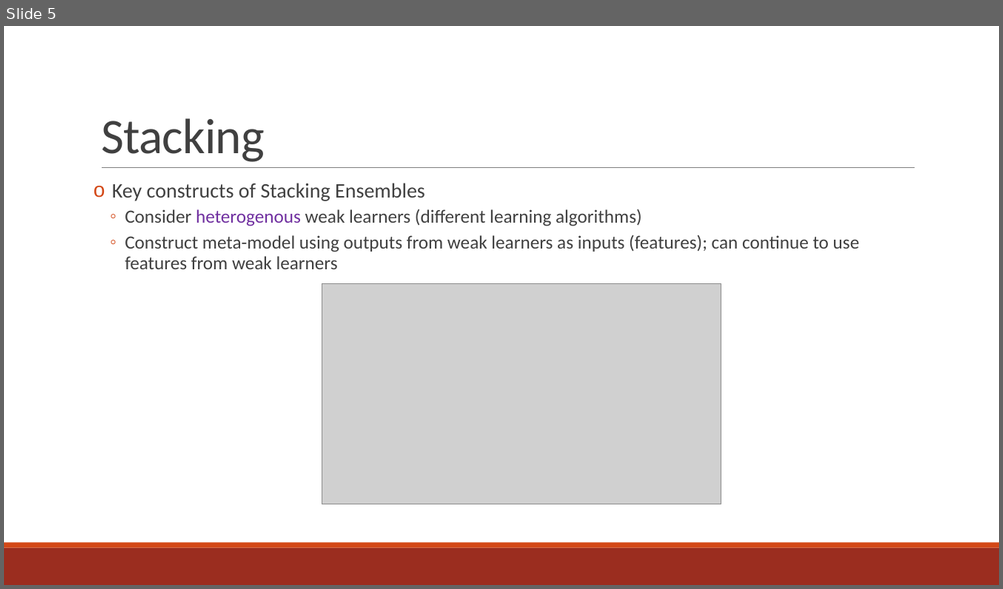
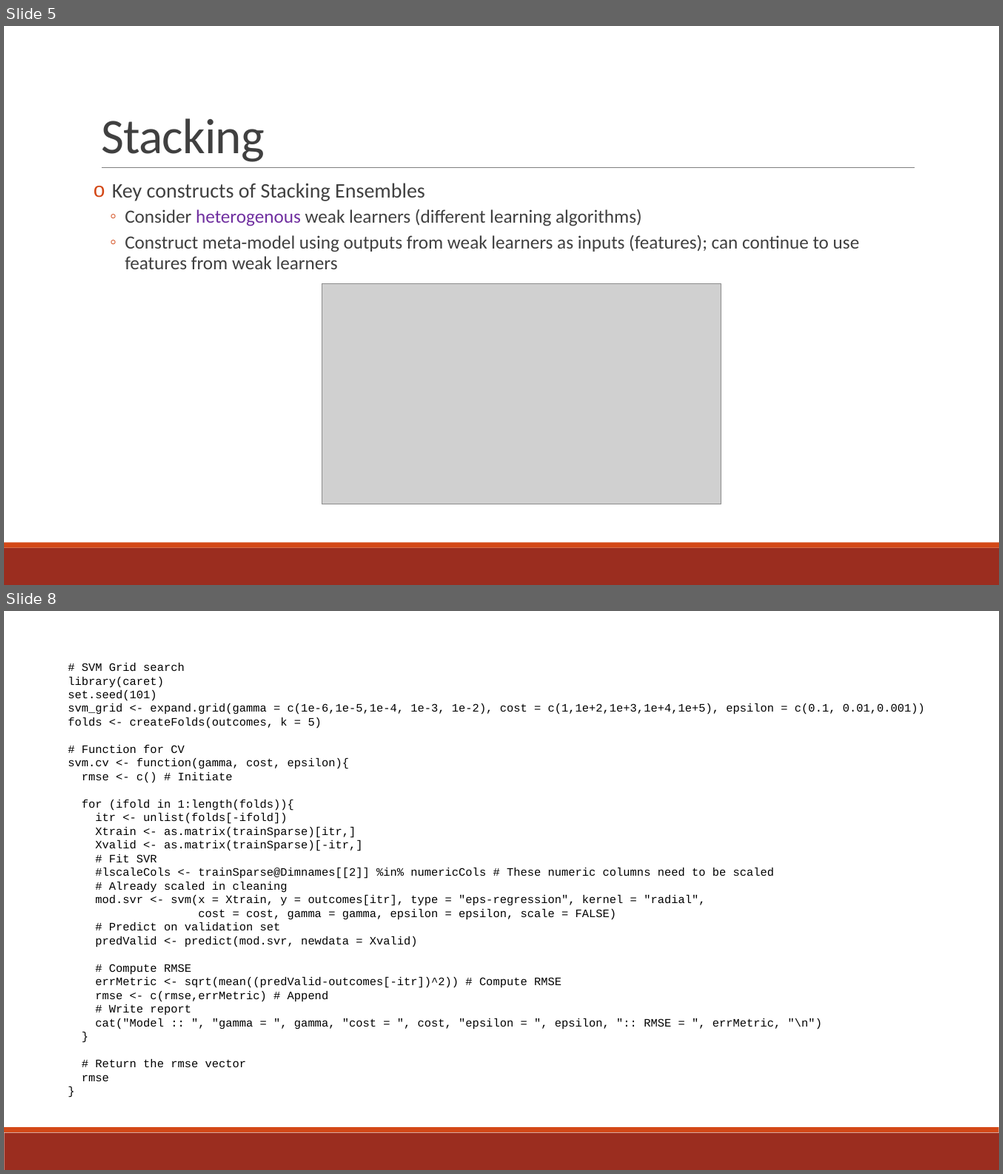
Before and after one commit to rnorthconference/2019Talks, a slide deck: Breakout3b/kreeger_north_20190816.pptx. Shown one above the other, each under a label of ours: slide 5 before the commit, slides 5 and 8 after it; the slides between them are not shown. The pictures are 1003x589 and 1003x1174 pixels, drawn with LibreOffice and Linux fonts; fonts in the diff are those of the drawing; grey boxes stand for pictures. Boxes give left, top, right and bottom in pixels: in the first picture for what was removed or moved away, otherwise in the second. Text is boxed around its words. In the diff, an @@ line names an element or a change of style, - is before the commit and + after.

Commit message:
Updated presentation - added code

```diff
--- a/Breakout3b/kreeger_north_20190816.pptx
+++ b/Breakout3b/kreeger_north_20190816.pptx
@@ slide 8 added at (x1=4, y1=611, x2=999, y2=1170), background #FFFFFF; not listed: 2 template elements that a slide beside it also shows @@
@@ text added at (x1=68, y1=663, x2=925, y2=1082), 11 pt, text #000000 @@
+# SVM Grid search
+library(caret)
+set.seed(101)
+svm_grid <- expand.grid(gamma = c(1e-6,1e-5,1e-4, 1e-3, 1e-2), cost = c(1,1e+2,1e+3,1e+4,1e+5), epsilon = c(0.1, 0.01,0.001))
+folds <- createFolds(outcomes, k = 5)
+# Function for CV
+svm.cv <- function(gamma, cost, epsilon){
+rmse <- c() # Initiate
+for (ifold in 1:length(folds)){
+itr <- unlist(folds[-ifold])
+Xtrain <- as.matrix(trainSparse)[itr,]
+Xvalid <- as.matrix(trainSparse)[-itr,]
+# Fit SVR
+#lscaleCols <- trainSparse@Dimnames[[2]] %in% numericCols # These numeric columns need to be scaled
+# Already scaled in cleaning
+mod.svr <- svm(x = Xtrain, y = outcomes[itr], type = "eps-regression", kernel = "radial",
+cost = cost, gamma = gamma, epsilon = epsilon, scale = FALSE)
+# Predict on validation set
+predValid <- predict(mod.svr, newdata = Xvalid)
+# Compute RMSE
+errMetric <- sqrt(mean((predValid-outcomes[-itr])^2)) # Compute RMSE
+rmse <- c(rmse,errMetric) # Append
+# Write report
+cat("Model :: ", "gamma = ", gamma, "cost = ", cost, "epsilon = ", epsilon, ":: RMSE = ", errMetric, "\n")
+}
+# Return the rmse vector
+rmse
+}
```
Also in this commit, not shown: 7 other slides added, 1 slide removed.
